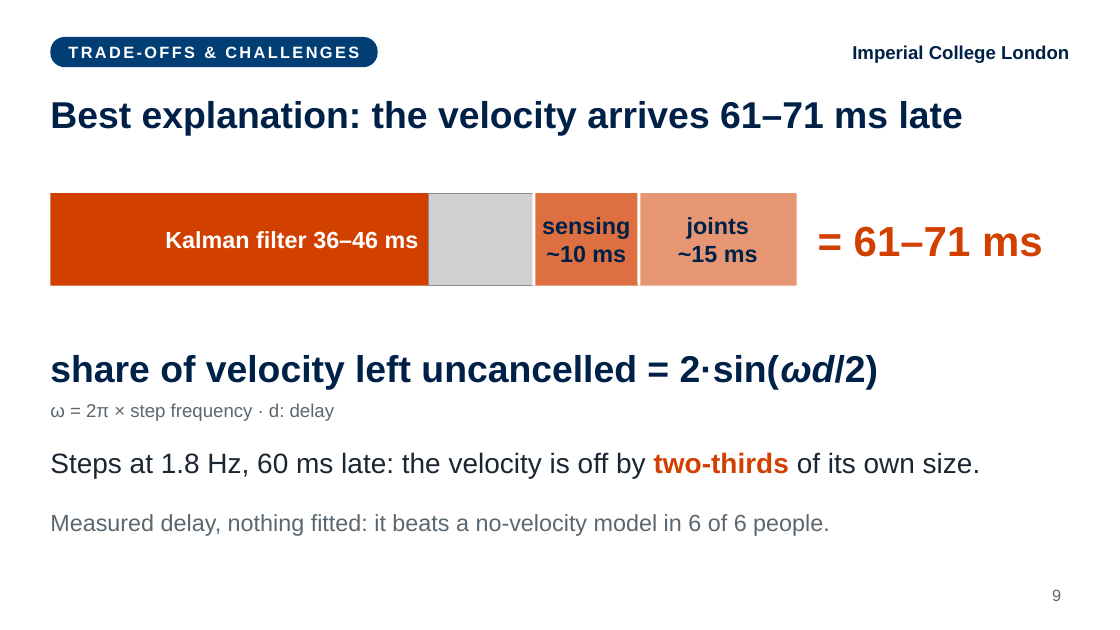
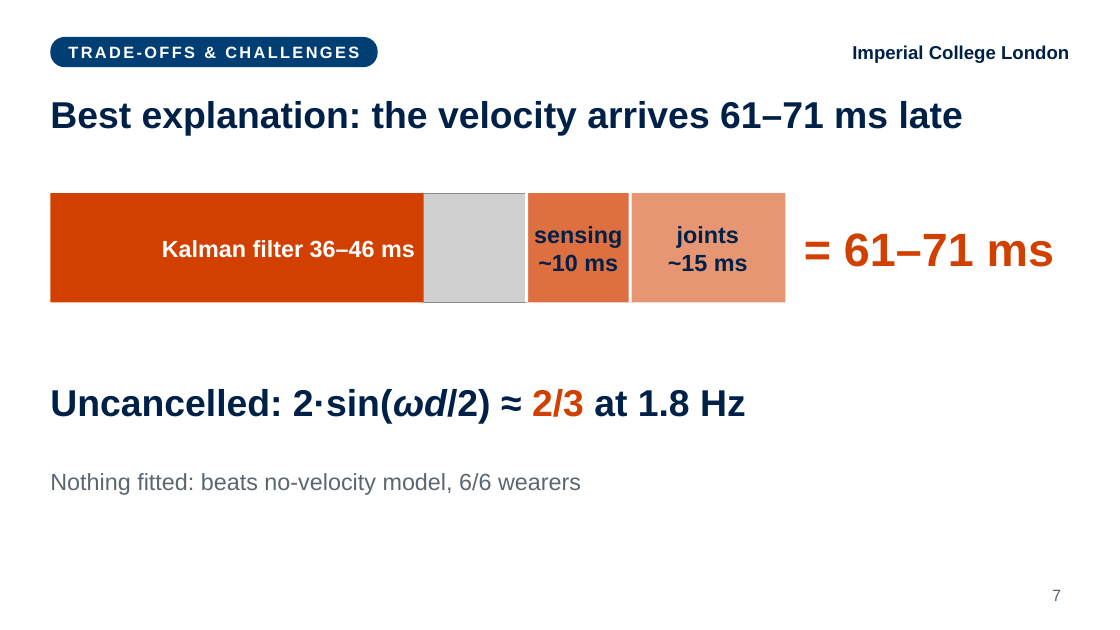
Before and after one commit to fechachris4/HumanSL_MAIN, a slide deck: slide 7 of presentation/World_Stable_Supernumerary_Effectors_Akabueze.pptx (slide 9 before the commit). Drawn at 1120x630 pixels with LibreOffice and Linux fonts; fonts in the diff are those of the drawing; grey boxes stand for pictures. Boxes give left, top, right and bottom in pixels: in the first picture for what was removed or moved away, otherwise in the second. Text is boxed around its words. In the diff, an @@ line names an element or a change of style, - is before the commit and + after.

```diff
--- a/presentation/World_Stable_Supernumerary_Effectors_Akabueze.pptx
+++ b/presentation/World_Stable_Supernumerary_Effectors_Akabueze.pptx
@@ text "Kalman filter 36–46 ms": place and size @@
-text "Kalman filter 36–46 ms" at bbox=[165, 231, 419, 249]
+text "Kalman filter 36–46 ms" at bbox=[162, 240, 415, 258]
@@ rectangle: place and size @@
-rectangle at bbox=[50, 193, 430, 286]
+rectangle at bbox=[50, 193, 425, 302]
@@ picture: place and size @@
-picture at bbox=[429, 193, 534, 286]
+picture at bbox=[423, 193, 527, 302]
@@ text "sensing": place and size @@
-text "sensing" at bbox=[542, 217, 630, 263]
+text "sensing" at bbox=[534, 226, 622, 272]
@@ rectangle: place and size @@
-rectangle at bbox=[534, 193, 639, 286]
+rectangle at bbox=[527, 193, 630, 302]
@@ line moved from (534, 193) - (534, 286) to (527, 193) - (527, 302) @@
@@ text "joints": place and size @@
-text "joints" at bbox=[678, 217, 758, 263]
+text "joints" at bbox=[668, 226, 748, 272]
@@ rectangle: place and size @@
-rectangle at bbox=[639, 193, 797, 286]
+rectangle at bbox=[630, 193, 786, 302]
@@ line moved from (639, 193) - (639, 286) to (630, 193) - (630, 302) @@
@@ text "= 61–71 ms": place and size @@
-text "= 61–71 ms" at bbox=[854, 226, 1043, 257]
+text "= 61–71 ms" at bbox=[844, 233, 1054, 267]
@@ text "= 61–71 ms" at bbox=[844, 233, 1054, 267]: size 36 to 40 pt @@
@@ text at bbox=[50, 389, 746, 423]: text changed @@
-share of velocity left uncancelled = 2·sin(ωd/2)
+Uncancelled: 2·sin(ωd/2) ≈ 2/3 at 1.8 Hz
@@ text removed at bbox=[50, 403, 335, 421] @@
-ω = 2π × step frequency · d: delay
@@ text at bbox=[50, 473, 581, 495]: text changed @@
-Measured delay, nothing fitted: it beats a no-velocity model in 6 of 6 people.
+Nothing fitted: beats no-velocity model, 6/6 wearers
@@ text "Nothing fitted: beats no-velocity model, ..." at bbox=[50, 473, 581, 495]: vertical alignment top to middle @@
@@ text removed at bbox=[50, 452, 981, 478] @@
-Steps at 1.8 Hz, 60 ms late: the velocity is off by two-thirds of its own size.
@@ page number at bbox=[1052, 589, 1061, 601]: text changed @@
-9
+7
```
Also in this commit, not shown: 7 other slides changed, 8 slides removed, 3 other files.
